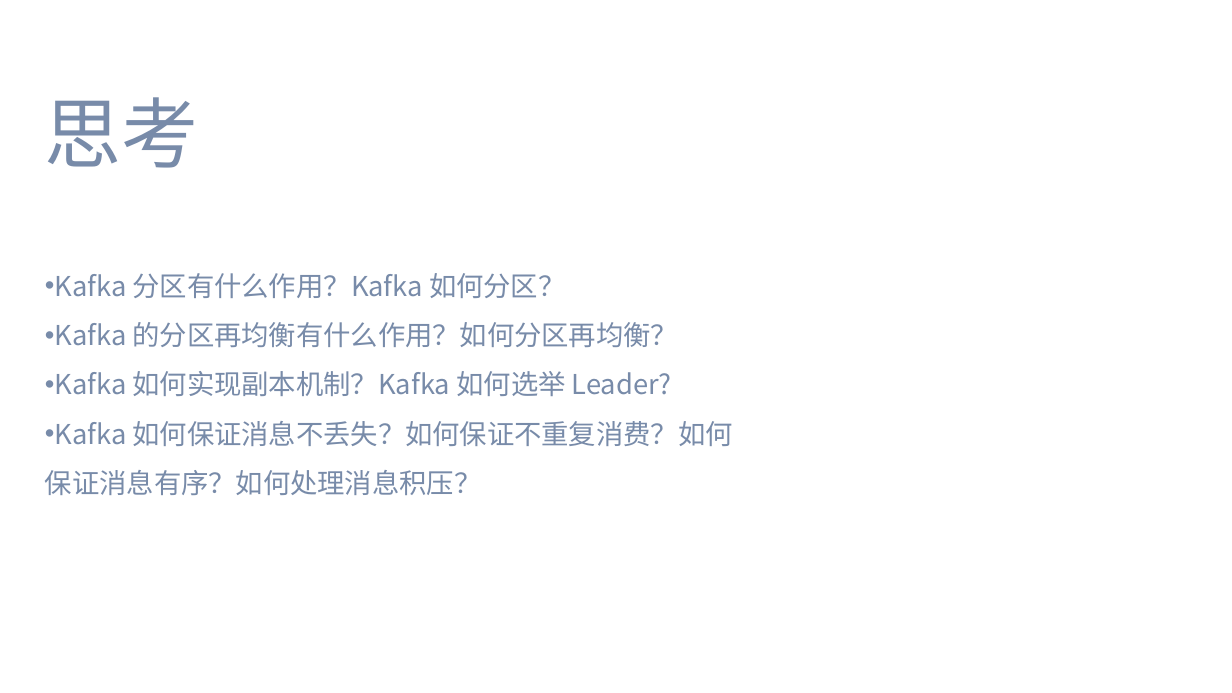
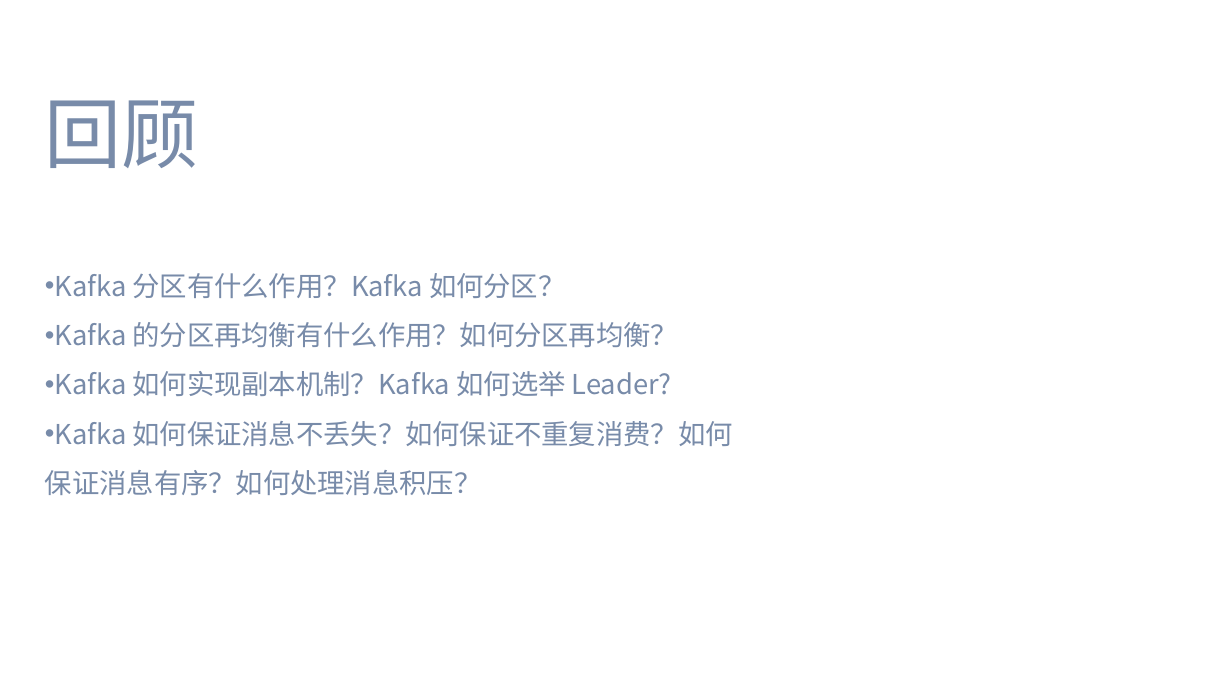
Before and after one commit to dunwu/bigdata-tutorial, a slide deck: slide 38 of assets/kafka/kafka.pptx. Drawn at 1232x693 pixels with LibreOffice and Linux fonts; fonts in the diff are those of the drawing; background and template pictures are left out. Boxes give left, top, right and bottom in pixels: in the first picture for what was removed or moved away, otherwise in the second. Text is boxed around its words. In the diff, an @@ line names an element or a change of style, - is before the commit and + after.

```diff
--- a/assets/kafka/kafka.pptx
+++ b/assets/kafka/kafka.pptx
@@ text at [45,100,199,168]: text changed @@
-思考
+回顾
```
Also in this commit, not shown: 18 other slides changed, 2 other files.
